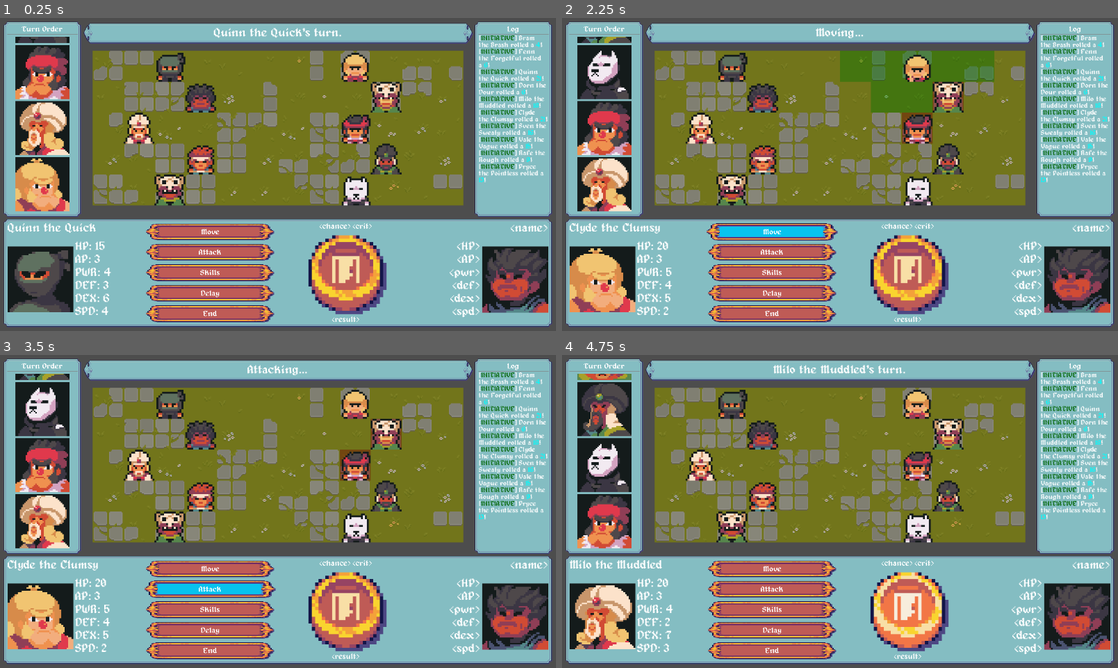
Above: before the commit, frames 1-4 (two rows, left to right).
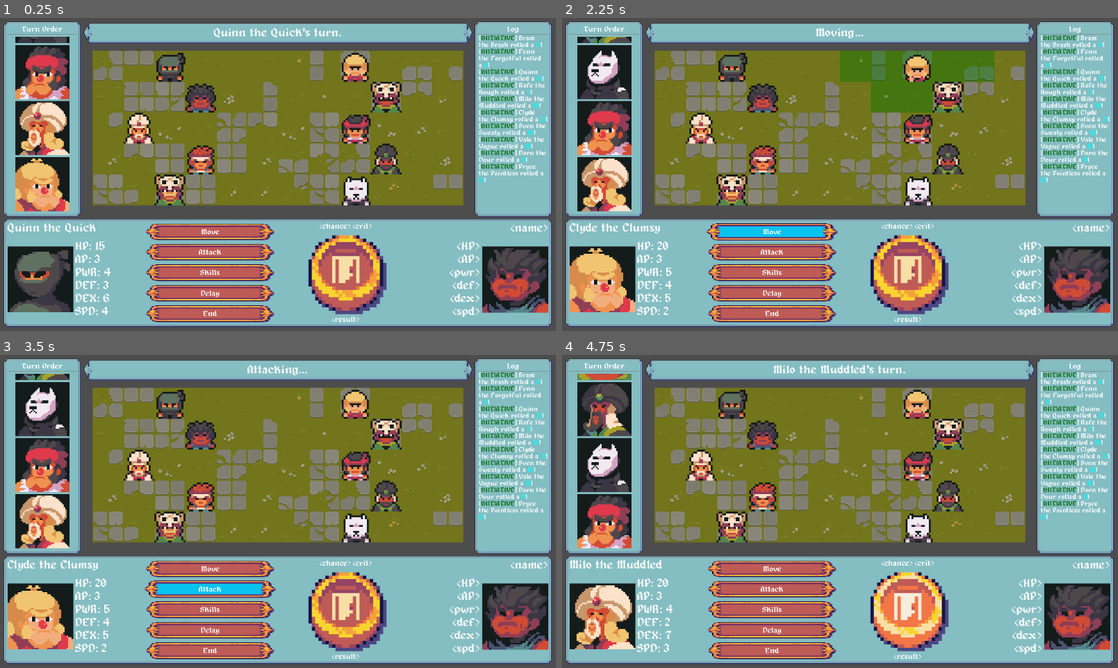
Above: after the commit, the same moments.

Repository: TheOnliestMattastic/Battle-Tactics-Arena
Game: Godot game, scene res://scenes/game.tscn
Two runs of this game, one before a commit and one after it. Both use one fixed random seed, a clock stepped at 60 frames per second and the inputs below.
Inputs (mouse positions are in pixels of both pictures, inside the frame that each line leads up to):
- Up to frame 1 (0.25 s): no input
- Up to frame 2 (2.25 s): click (773, 271) at 0.5 s; click (773, 293) at 1.25 s; click (773, 230) at 2 s
- Up to frame 3 (3.5 s): click (211, 589) at 2.75 s
- Up to frame 4 (4.75 s): click (773, 652) at 3.5 s; click (906, 608) at 4.25 s

The runs differ from the first frame. In frame 1, 0.4% of the frame differs, in the area x 28-99%, y 20-60%; in frame 2, 0.6%; in frame 3, 0.6%; in frame 4, 0.4%.

Commit message:
Imporved ActorData resources and UI configurations.

Diff:
--- a/resources/brawler_blue.tres
+++ b/resources/brawler_blue.tres
@@ -10,6 +10,6 @@
 name = "Bram the Brash"
 spritesheet = ExtResource("2_bioop")
 faceset = ExtResource("1_2wcdi")
-alignment = null
-range = 0
+alignment = "Vanguard"
+attack_range = null
 metadata/_custom_type_script = "uid://h8dpm7kjod7v"
--- a/resources/brawler_red.tres
+++ b/resources/brawler_red.tres
@@ -10,8 +10,8 @@
 name = "Clyde the Clumsy"
 spritesheet = ExtResource("2_h5ovt")
 faceset = ExtResource("1_76xik")
-alignment = null
-range = 0
+alignment = "Flank"
 max_hp = 20
 def = 4
+attack_range = null
 metadata/_custom_type_script = "uid://h8dpm7kjod7v"
--- a/resources/fighter_blue.tres
+++ b/resources/fighter_blue.tres
@@ -1,5 +1,6 @@
 [gd_resource type="Resource" script_class="ActorData" format=3 uid="uid://d1g7m63sg7d24"]
 
+[ext_resource type="Script" uid="uid://coa45myn0p2l4" path="res://scripts/res/res_AbilityData.gd" id="1_1pvfj"]
 [ext_resource type="Script" uid="uid://h8dpm7kjod7v" path="res://scripts/res/res_ActorData.gd" id="1_2omw7"]
 [ext_resource type="Texture2D" uid="uid://3x2j26naf6ir" path="res://assets/sprites/chars/fighterBlue/Faceset.png" id="1_4ryjp"]
 [ext_resource type="Texture2D" uid="uid://cdu6ijextkw07" path="res://assets/sprites/chars/fighterBlue/SpriteSheet.png" id="2_2omw7"]
@@ -14,4 +15,5 @@
 pwr = 6
 def = 4
 dex = 4
+attack_range = null
 metadata/_custom_type_script = "uid://h8dpm7kjod7v"
--- a/resources/fighter_red.tres
+++ b/resources/fighter_red.tres
@@ -11,9 +11,9 @@
 spritesheet = ExtResource("2_c4ud8")
 faceset = ExtResource("1_dqiy0")
 alignment = "Flank"
-range = null
 max_hp = 20
 pwr = 7
 def = 3
 dex = 4
+attack_range = null
 metadata/_custom_type_script = "uid://h8dpm7kjod7v"
--- a/resources/ninja_black.tres
+++ b/resources/ninja_black.tres
@@ -10,8 +10,7 @@
 name = "Quinn the Quick"
 spritesheet = ExtResource("2_iaeln")
 faceset = ExtResource("1_7uc5x")
-alignment = null
-role = null
+alignment = "Vanguard"
 pwr = 4
 def = 3
 dex = 6
--- a/resources/scout_masked.tres
+++ b/resources/scout_masked.tres
@@ -12,7 +12,6 @@
 spritesheet = ExtResource("2_drks0")
 faceset = ExtResource("1_4bhcl")
 alignment = "Flank"
-role = null
 pwr = 4
 def = 4
 dex = 6
--- a/resources/shaman.tres
+++ b/resources/shaman.tres
@@ -2,6 +2,7 @@
 
 [ext_resource type="Texture2D" uid="uid://dq5c1q1gq41pf" path="res://assets/sprites/chars/shaman/Faceset.png" id="1_8tbdx"]
 [ext_resource type="Script" uid="uid://h8dpm7kjod7v" path="res://scripts/res/res_ActorData.gd" id="1_gynw0"]
+[ext_resource type="Script" uid="uid://coa45myn0p2l4" path="res://scripts/res/res_AbilityData.gd" id="1_iprxc"]
 [ext_resource type="Texture2D" uid="uid://usmw88akve3x" path="res://assets/sprites/chars/shaman/SpriteSheet.png" id="2_rd4cf"]
 
 [resource]
@@ -9,9 +10,10 @@
 name = "Dorn the Dour"
 spritesheet = ExtResource("2_rd4cf")
 faceset = ExtResource("1_8tbdx")
-alignment = "Vanguard"
+alignment = "Flank"
 pwr = 6
 def = 2
 dex = 6
 spd = 3
+attack_range = null
 metadata/_custom_type_script = "uid://h8dpm7kjod7v"
--- a/resources/shaman_lion.tres
+++ b/resources/shaman_lion.tres
@@ -1,6 +1,7 @@
 [gd_resource type="Resource" script_class="ActorData" format=3 uid="uid://58ok6iwyf4un"]
 
 [ext_resource type="Script" uid="uid://h8dpm7kjod7v" path="res://scripts/res/res_ActorData.gd" id="1_a2wy4"]
+[ext_resource type="Script" uid="uid://coa45myn0p2l4" path="res://scripts/res/res_AbilityData.gd" id="1_cshav"]
 [ext_resource type="Texture2D" uid="uid://dwa81bksgrxcp" path="res://assets/sprites/chars/shaLion/Faceset.png" id="1_hp2y3"]
 [ext_resource type="Texture2D" uid="uid://4rtp1ak25dy0" path="res://assets/sprites/chars/shaLion/SpriteSheet.png" id="2_a2wy4"]
 
@@ -9,9 +10,10 @@
 name = "Rafe the Rough"
 spritesheet = ExtResource("2_a2wy4")
 faceset = ExtResource("1_hp2y3")
-alignment = "Flank"
+alignment = "Vanguard"
 pwr = 6
 def = 3
 dex = 6
 spd = 4
+attack_range = null
 metadata/_custom_type_script = "uid://h8dpm7kjod7v"
--- a/resources/sultan_black.tres
+++ b/resources/sultan_black.tres
@@ -2,6 +2,7 @@
 
 [ext_resource type="Texture2D" uid="uid://7gxcqolshg2u" path="res://assets/sprites/chars/sultanBlack/Faceset.png" id="1_26fel"]
 [ext_resource type="Script" uid="uid://h8dpm7kjod7v" path="res://scripts/res/res_ActorData.gd" id="1_jmjoq"]
+[ext_resource type="Script" uid="uid://coa45myn0p2l4" path="res://scripts/res/res_AbilityData.gd" id="1_qew8d"]
 [ext_resource type="Texture2D" uid="uid://csgnw0rr1yas1" path="res://assets/sprites/chars/sultanBlack/SpriteSheet.png" id="2_jmjoq"]
 
 [resource]
@@ -15,4 +16,5 @@
 def = 3
 dex = 6
 spd = 3
+attack_range = null
 metadata/_custom_type_script = "uid://h8dpm7kjod7v"
--- a/scenes/actor.tscn
+++ b/scenes/actor.tscn
@@ -4,11 +4,12 @@
 [ext_resource type="Script" uid="uid://coa45myn0p2l4" path="res://scripts/res/res_AbilityData.gd" id="2_0jvkp"]
 [ext_resource type="Texture2D" uid="uid://dx8g4fidsdy25" path="res://assets/sprites/chars/brawlerBlue/SpriteSheet.png" id="2_35erh"]
 [ext_resource type="Script" uid="uid://h8dpm7kjod7v" path="res://scripts/res/res_ActorData.gd" id="2_w6j74"]
+[ext_resource type="Texture2D" uid="uid://daylhmw7gyq1x" path="res://assets/sprites/chars/brawlerBlue/Faceset.png" id="3_0jvkp"]
 
 [sub_resource type="Resource" id="Resource_0jvkp"]
 script = ExtResource("2_w6j74")
-alignment = null
-role = null
+spritesheet = ExtResource("2_35erh")
+faceset = ExtResource("3_0jvkp")
 attack_range = null
 metadata/_custom_type_script = "uid://h8dpm7kjod7v"
 
--- a/scenes/game.tscn
+++ b/scenes/game.tscn
@@ -376,6 +376,7 @@
 layout_mode = 2
 
 [node name="moveButton" type="TextureButton" parent="UI/HUD/baseBox/bottomPanel/innerMargin/contentBox/ActionMenu/actionMenu" unique_id=84745252]
+unique_name_in_owner = true
 layout_mode = 2
 size_flags_vertical = 3
 texture_normal = SubResource("AtlasTexture_trtic")
@@ -407,6 +408,7 @@
 vertical_alignment = 1
 
 [node name="attackButton" type="TextureButton" parent="UI/HUD/baseBox/bottomPanel/innerMargin/contentBox/ActionMenu/actionMenu" unique_id=1054470299]
+unique_name_in_owner = true
 layout_mode = 2
 size_flags_vertical = 3
 texture_normal = SubResource("AtlasTexture_trtic")
@@ -438,6 +440,7 @@
 vertical_alignment = 1
 
 [node name="skillsButton" type="TextureButton" parent="UI/HUD/baseBox/bottomPanel/innerMargin/contentBox/ActionMenu/actionMenu" unique_id=793698351]
+unique_name_in_owner = true
 layout_mode = 2
 size_flags_vertical = 3
 texture_normal = SubResource("AtlasTexture_trtic")
@@ -469,6 +472,7 @@
 vertical_alignment = 1
 
 [node name="delayButton" type="TextureButton" parent="UI/HUD/baseBox/bottomPanel/innerMargin/contentBox/ActionMenu/actionMenu" unique_id=75603471]
+unique_name_in_owner = true
 layout_mode = 2
 size_flags_vertical = 3
 texture_normal = SubResource("AtlasTexture_trtic")
@@ -874,7 +878,7 @@
 [node name="Actor4" parent="Actors/Vanguard" unique_id=1039089710 instance=ExtResource("11_kvpfn")]
 position = Vector2(128, 256)
 scale = Vector2(4, 4)
-data = ExtResource("14_37s47")
+data = ExtResource("20_5newe")
 
 [node name="Actor5" parent="Actors/Vanguard" unique_id=729704875 instance=ExtResource("11_kvpfn")]
 position = Vector2(64, 128)
@@ -901,7 +905,7 @@
 [node name="Actor9" parent="Actors/Flank" unique_id=162605852 instance=ExtResource("11_kvpfn")]
 position = Vector2(576, 64)
 scale = Vector2(4, 4)
-data = ExtResource("20_5newe")
+data = ExtResource("14_37s47")
 
 [node name="Actor10" parent="Actors/Flank" unique_id=928971165 instance=ExtResource("11_kvpfn")]
 position = Vector2(576, 192)
@@ -910,7 +914,7 @@
 
 [connection signal="pressed" from="UI/HUD/baseBox/bottomPanel/innerMargin/contentBox/ActionMenu/actionMenu/moveButton" to="UI" method="_on_move_button_pressed"]
 [connection signal="pressed" from="UI/HUD/baseBox/bottomPanel/innerMargin/contentBox/ActionMenu/actionMenu/attackButton" to="UI" method="_on_attack_button_pressed"]
-[connection signal="pressed" from="UI/HUD/baseBox/bottomPanel/innerMargin/contentBox/ActionMenu/actionMenu/skillsButton" to="." method="_on_skills_button_pressed"]
+[connection signal="pressed" from="UI/HUD/baseBox/bottomPanel/innerMargin/contentBox/ActionMenu/actionMenu/skillsButton" to="UI" method="_on_skills_button_pressed"]
 [connection signal="pressed" from="UI/HUD/baseBox/bottomPanel/innerMargin/contentBox/ActionMenu/actionMenu/delayButton" to="UI" method="_on_delay_button_pressed"]
 [connection signal="pressed" from="UI/HUD/baseBox/bottomPanel/innerMargin/contentBox/ActionMenu/actionMenu/endButton" to="UI" method="_on_end_button_pressed"]
 [connection signal="cell_pressed" from="UI/GridMap" to="." method="_on_grid_map_cell_pressed"]
--- a/scripts/entities/ent_Actor.gd
+++ b/scripts/entities/ent_Actor.gd
@@ -7,6 +7,8 @@
 @onready var sprite: Sprite2D = $Sprite
 var target: bool = false
 var delayed: bool = false
+var moved: bool = false
+var attacked: bool = false
 
 func _ready() -> void:
 	if not data: return
--- a/scripts/res/res_ActorData.gd
+++ b/scripts/res/res_ActorData.gd
@@ -5,8 +5,8 @@
 @export var name: String = "Hero"
 @export var spritesheet: Texture2D
 @export var faceset: Texture2D
-@export_enum("Vanguard", "Flank") var alignment
-@export_enum("Damage Dealer", "Defender", "Healer", "Saboteur") var role
+@export_enum("Vanguard", "Flank") var alignment: String
+@export_enum("Damage Dealer", "Defender", "Healer", "Saboteur") var role: String
 
 @export_group("Stats")
 @export var max_hp: int = 15
--- a/scripts/sys/sys_CombatManager.gd
+++ b/scripts/sys/sys_CombatManager.gd
@@ -10,6 +10,8 @@
 		Manifest.combatants[actor]["init"] = Dice.roll_d20() + actor.data.spd
 		Manifest.combatants[actor]["AP"] = min((Manifest.combatants[actor]["AP"] + 3), 5)
 		actor.delayed = false
+		actor.moved = false
+		actor.attacked = false
 	queue.sort_custom(func(a, b): return Manifest.combatants[a]["init"] > Manifest.combatants[b]["init"])
 
 func get_cells_in_range(actor) -> Array:
--- a/scripts/sys/sys_DisplayManager.gd
+++ b/scripts/sys/sys_DisplayManager.gd
@@ -11,6 +11,25 @@
 @onready var game_master: GameMaster = $".."
 @onready var grid_map: Grid = %GridMap
 @onready var combat_manager: CombatManager = %Actors
+@onready var delay_button: TextureButton = %delayButton
+@onready var move_button: TextureButton = %moveButton
+@onready var skills_button: TextureButton = %skillsButton
+@onready var attack_button: TextureButton = %attackButton
+
+func _process(delta: float) -> void:
+	var active = Manifest.queue[0]
+	if active.delayed or active.moved or active.attacked: delay_button.disabled = true
+	else: delay_button.disabled = false
+
+	if active.moved: move_button.disabled = true
+	else: move_button.disabled = false
+
+	if active.attacked:
+		attack_button.disabled = true
+		skills_button.disabled = true
+	else:
+		attack_button.disabled = false
+		skills_button.disabled = false
 
 # === Signals ===
 func _on_move_button_pressed() -> void: # Toggle move state
@@ -25,6 +44,10 @@
 func _on_delay_button_pressed() -> void:
 	game_master.delay_turn()
 
+func _on_skills_button_pressed() -> void:
+	if not Manifest.queue[0].data.abilities: return
+	game_master.toggle_state(GameMaster.State.ABILITY)
+
 # === Display Queue Info ===
 func display_queue(queue: Array[Actor]) -> void:
 	var copy_of_queue = queue.duplicate() # use copy for function
@@ -32,24 +55,8 @@
 	# Clear and fill active display
 	for child in active_display.get_node("HBoxContainer/ActiveActorPortrait").get_children(): child.queue_free()
 	var portrait = portrait_scene.instantiate()
-	portrait.texture = copy_of_queue[0].data.faceset # populate portrait w/texture
 
-	# display portrait and stats
-	var active_actor = copy_of_queue[0]
-	active_display.get_node("HBoxContainer/ActiveActorPortrait").add_child(portrait)
-	active_display.get_node("name").text = active_actor.data.name
-	active_display.get_node("HBoxContainer/ActiveActorStatMargin/ActiveActorStatBox/hp").text = "HP: " + str(Manifest.combatants[active_actor]["HP"])
-	active_display.get_node("HBoxContainer/ActiveActorStatMargin/ActiveActorStatBox/ap").text = "AP: " + str(Manifest.combatants[active_actor]["AP"])
-	active_display.get_node("HBoxContainer/ActiveActorStatMargin/ActiveActorStatBox/pwr").text = "PWR: " + str(active_actor.data.pwr)
-	active_display.get_node("HBoxContainer/ActiveActorStatMargin/ActiveActorStatBox/def").text = "DEF: " + str(active_actor.data.def)
-	active_display.get_node("HBoxContainer/ActiveActorStatMargin/ActiveActorStatBox/dex").text = "DEX: " + str(active_actor.data.dex)
-	active_display.get_node("HBoxContainer/ActiveActorStatMargin/ActiveActorStatBox/spd").text = "SPD: " + str(active_actor.data.spd)
-
-	# add to dictionary
-	Manifest.add_portrait(copy_of_queue[0], portrait)
 	copy_of_queue.pop_front() # remove active actor
-
-	# Clear and fill queue display, and populate portraits dictionary
 	for child in queue_display.get_children(): child.queue_free()
 	copy_of_queue.reverse() # descending order for scrollbox
 	for actor in copy_of_queue:
@@ -57,6 +64,19 @@
 		portrait.texture = actor.data.faceset
 		queue_display.add_child(portrait)
 		Manifest.add_portrait(actor, portrait)
+
+# === Display Active Info ===
+func display_active(actor: Actor) -> void:
+	var portrait = portrait_scene.instantiate()
+	portrait.texture = actor.data.faceset # populate portrait w/texture
+	active_display.get_node("HBoxContainer/ActiveActorPortrait").add_child(portrait)
+	active_display.get_node("name").text = actor.data.name
+	active_display.get_node("HBoxContainer/ActiveActorStatMargin/ActiveActorStatBox/hp").text = "HP: " + str(Manifest.combatants[actor]["HP"])
+	active_display.get_node("HBoxContainer/ActiveActorStatMargin/ActiveActorStatBox/ap").text = "AP: " + str(Manifest.combatants[actor]["AP"])
+	active_display.get_node("HBoxContainer/ActiveActorStatMargin/ActiveActorStatBox/pwr").text = "PWR: " + str(actor.data.pwr)
+	active_display.get_node("HBoxContainer/ActiveActorStatMargin/ActiveActorStatBox/def").text = "DEF: " + str(actor.data.def)
+	active_display.get_node("HBoxContainer/ActiveActorStatMargin/ActiveActorStatBox/dex").text = "DEX: " + str(actor.data.dex)
+	active_display.get_node("HBoxContainer/ActiveActorStatMargin/ActiveActorStatBox/spd").text = "SPD: " + str(actor.data.spd)
 
 # === Display Target Info ===
 func display_target(target: Actor) -> void:
--- a/scripts/sys/sys_GameMaster.gd
+++ b/scripts/sys/sys_GameMaster.gd
@@ -28,12 +28,13 @@
 	for combatant in Manifest.combatants: grid_map.toggle_obstacle(Vector2i(combatant.position) / CELL_SIZE, true)
 
 	CombatManager.roll_for_init(Manifest.queue)
+	display_manager.display_queue(Manifest.queue)
 	display_manager.log_init()
 	toggle_state(State.IDLE)
 
 # === Per Frame ===
 func _process(delta: float) -> void:
-	display_manager.display_queue(Manifest.queue)
+	display_manager.display_active(Manifest.queue[0])
 	for combatant in Manifest.combatants:
 		if combatant.target: display_manager.display_target(combatant)
 
@@ -68,6 +69,7 @@
 			Manifest.gridmap.get(coords).occupant = mover
 			Manifest.gridmap.get(start_pos).occupant = null
 			toggle_state(State.IDLE)
+			mover.moved = true
 
 		State.ATTACK:
 			var attacker = Manifest.queue[0]
@@ -77,6 +79,7 @@
 			# TESTING: AP mechanics; need to move later
 			if not CombatManager.has_enough_ap(attacker): return display_manager.log_to_banner("Not enough AP...")
 			CombatManager.spend_ap(attacker)
+			attacker.attacked = true
 
 			# calculate hit and log
 			var results = CombatManager.roll_for_attack(attacker, target)
@@ -94,6 +97,7 @@
 			var result = caster.data.abilities[0].execute(caster, coords)
 			if not result["success"]: return display_manager.log_to_banner(result["message"])
 			print(result)
+			caster.attacked = true
 
 		_: print("[I AM ERROR] Unknown state")
 
@@ -125,6 +129,7 @@
 	Manifest.remove_from_queue(actor)
 	actor.queue_free()
 	grid_map.toggle_obstacle(coords, false)
+	display_manager.display_queue(Manifest.queue)
 
 func end_turn() -> void:
 	Manifest.queue.pop_front()
@@ -151,9 +156,5 @@
 	else:
 		Manifest.queue[0].delayed = true
 		Manifest.queue.push_back(Manifest.queue.pop_front())
+		display_manager.display_queue(Manifest.queue)
 		toggle_state(State.IDLE)
-
-
-func _on_skills_button_pressed() -> void:
-	if not Manifest.queue[0].data.name == "Vale the Vague": return
-	toggle_state(State.ABILITY)
